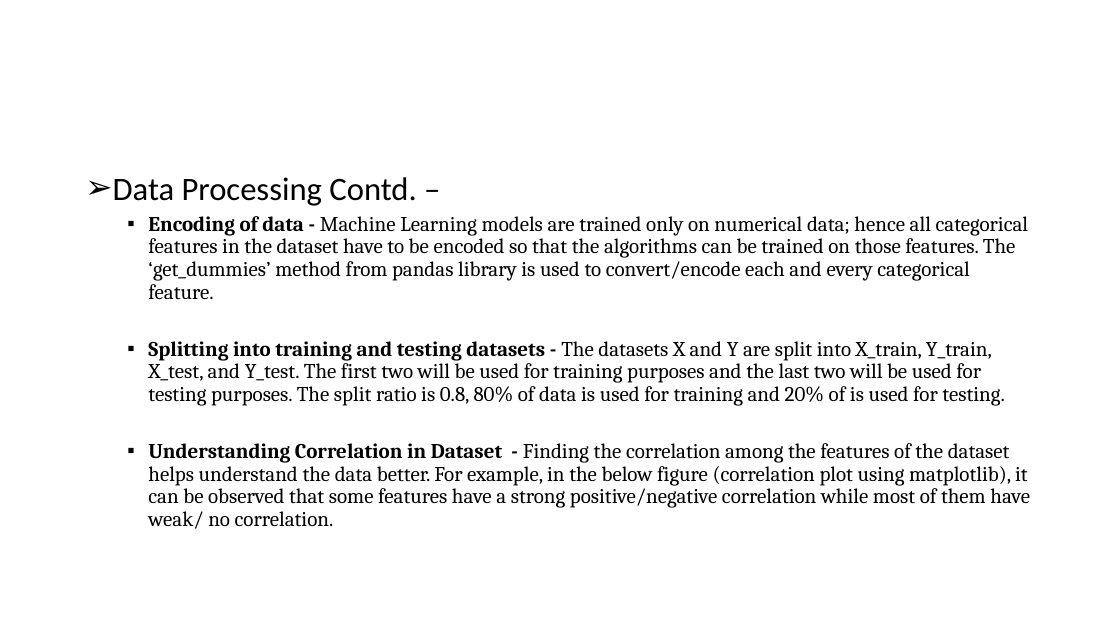
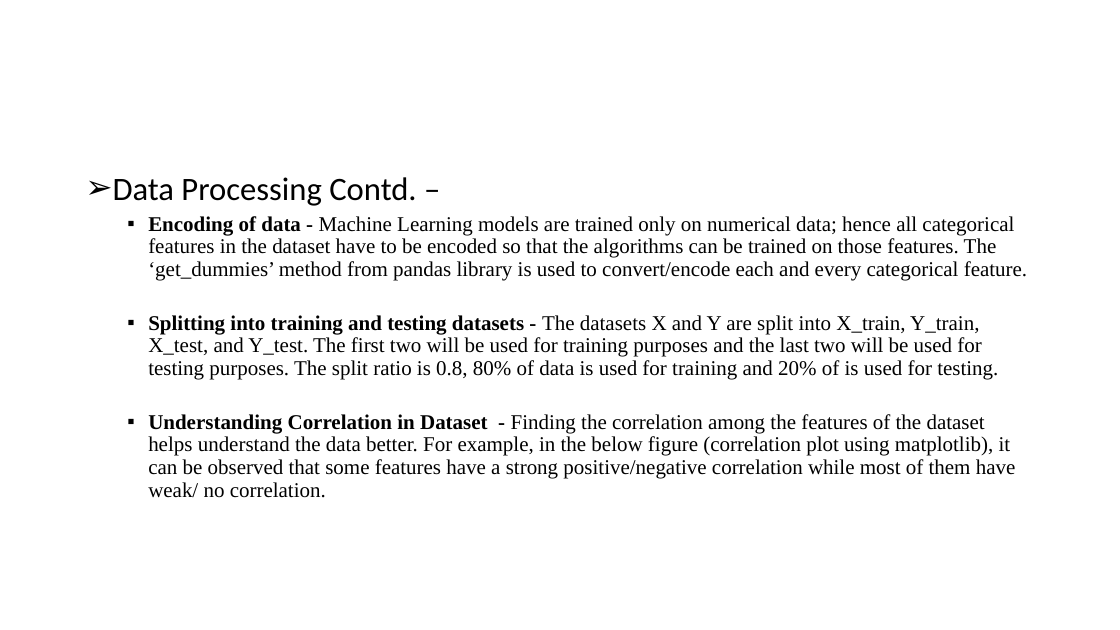
Before and after one commit to omar00070/Coursera_Capstone, a slide deck: slide 7 of Presentation - Car Accident Severity Prediction.pptx. Drawn at 1120x630 pixels with LibreOffice and Linux fonts; fonts in the diff are those of the drawing. Boxes give left, top, right and bottom in pixels: in the first picture for what was removed or moved away, otherwise in the second. Text is boxed around its words. In the diff, an @@ line names an element or a change of style, - is before the commit and + after.

```diff
--- a/Presentation - Car Accident Severity Prediction.pptx
+++ b/Presentation - Car Accident Severity Prediction.pptx
@@ text "Data Processing Contd. –" at (x1=113, y1=177, x2=1027, y2=498): font Cambria to Times New Roman @@
```
Also in this commit, not shown: 8 other slides changed, 1 other file.
